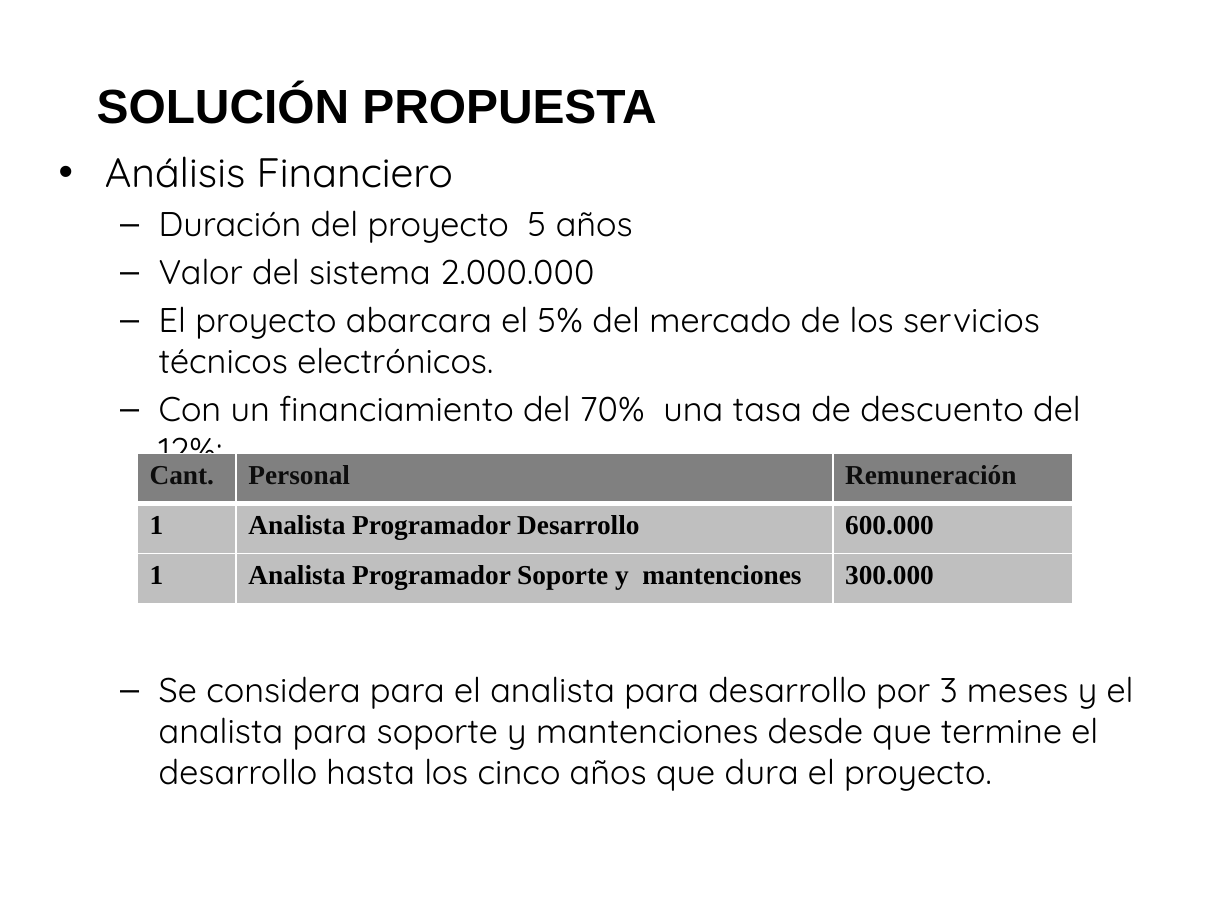
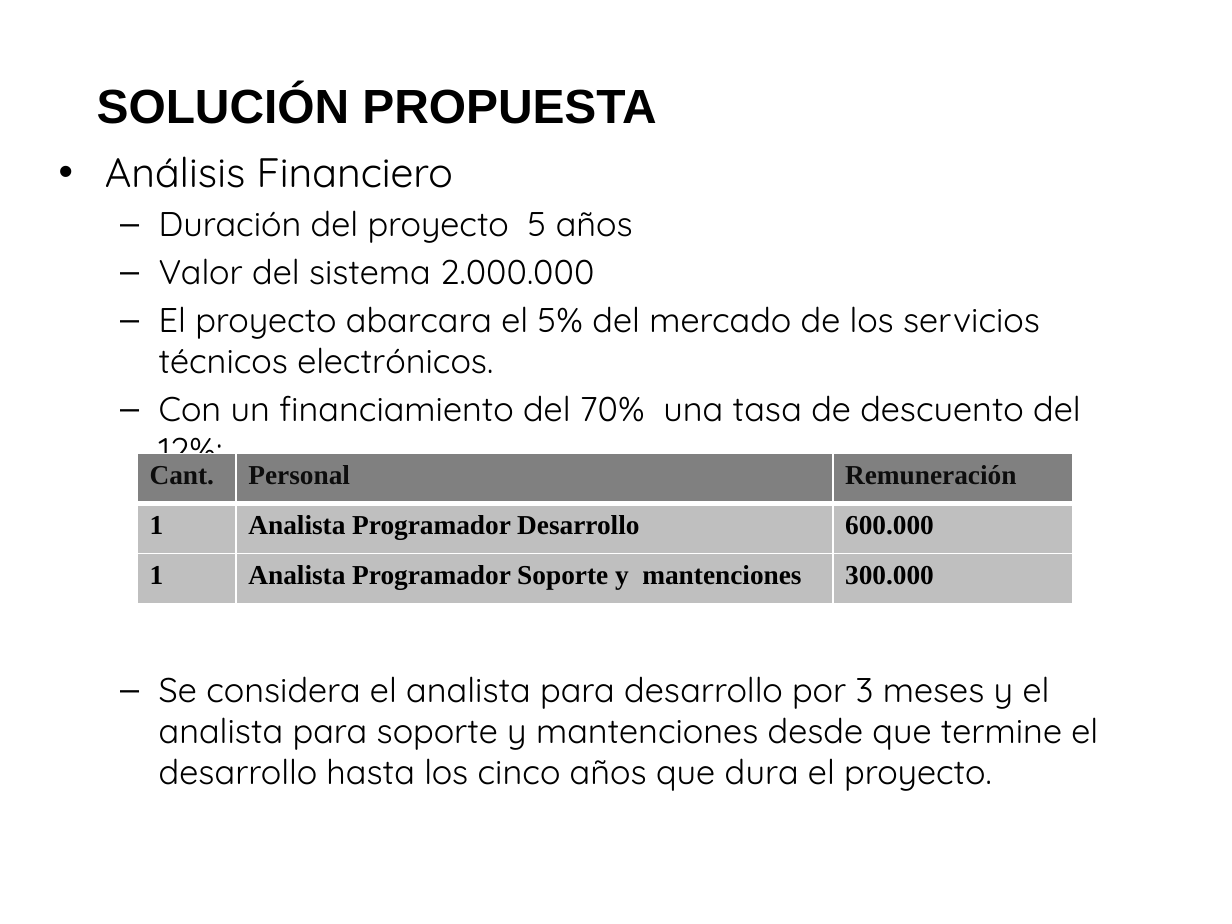
Before and after one commit to saburto/sigset, a slide deck: slide 16 of sigset/documentos/Documentos finales/Presentacion.pptx. Drawn at 1232x924 pixels with LibreOffice and Linux fonts; fonts in the diff are those of the drawing; background and template pictures are left out. Boxes give left, top, right and bottom in pixels: in the first picture for what was removed or moved away, otherwise in the second. Text is boxed around its words. In the diff, an @@ line names an element or a change of style, - is before the commit and + after.

```diff
--- a/sigset/documentos/Documentos finales/Presentacion.pptx
+++ b/sigset/documentos/Documentos finales/Presentacion.pptx
@@ text at [159, 676, 1098, 791]: text changed @@
-  – Se considera para el analista para desarrollo por 3 meses y el analista para soporte y mantenciones desde que termine el desarrollo hasta los cinco años que dura el proyecto.
+  – Se considera el analista para desarrollo por 3 meses y el analista para soporte y mantenciones desde que termine el desarrollo hasta los cinco años que dura el proyecto.
```
Also in this commit, not shown: 1 other slide changed.
